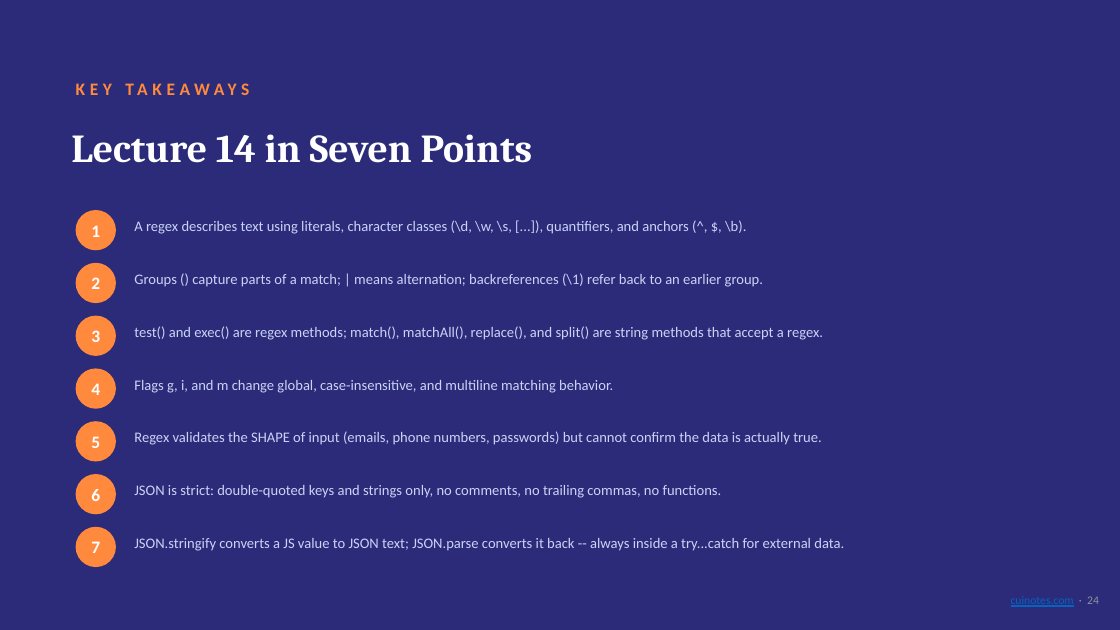
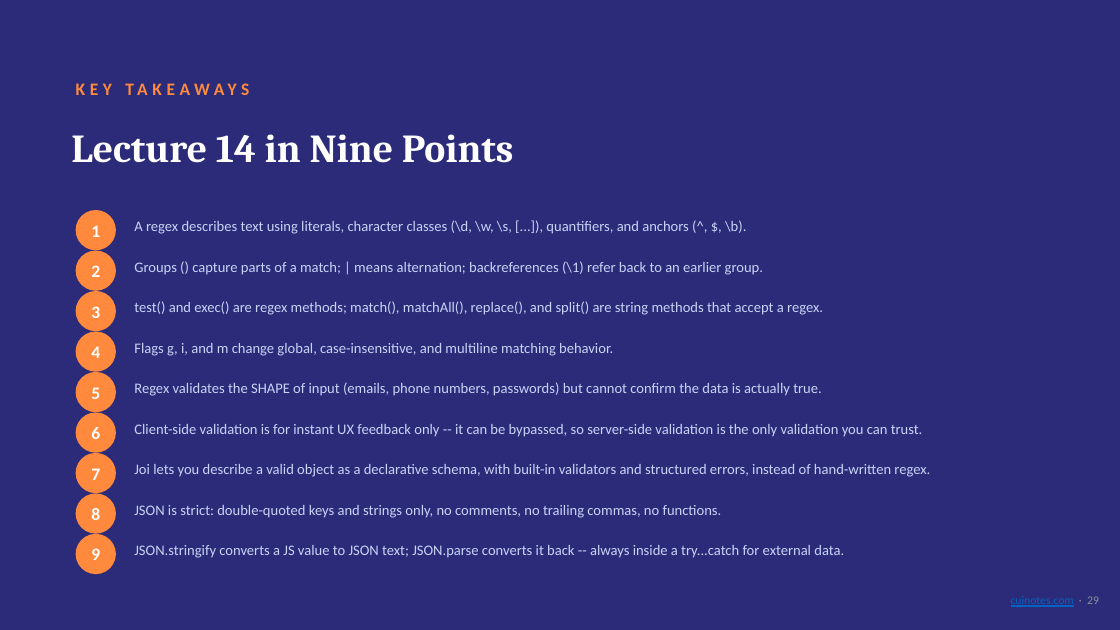
Before and after one commit to mua22/mern-web-book, a slide deck: slide 29 of slides/CSC336-Lecture-14-Regular-Expressions-and-JSON.pptx (slide 24 before the commit). Drawn at 1120x630 pixels with LibreOffice and Linux fonts; fonts in the diff are those of the drawing. Boxes give left, top, right and bottom in pixels: in the first picture for what was removed or moved away, otherwise in the second. Text is boxed around its words. In the diff, an @@ line names an element or a change of style, - is before the commit and + after.

```diff
--- a/slides/CSC336-Lecture-14-Regular-Expressions-and-JSON.pptx
+++ b/slides/CSC336-Lecture-14-Regular-Expressions-and-JSON.pptx
@@ text at [71, 134, 514, 163]: text changed @@
-Lecture 14 in Seven Points
+Lecture 14 in Nine Points
@@ 2 texts, 1 ellipse: place and size @@
-2 texts, 1 ellipse at [76, 263, 763, 303]
+2 texts, 1 ellipse at [76, 250, 763, 291]
@@ text "3": place and size @@
-text "3" at [91, 330, 100, 342]
+text "3" at [91, 306, 100, 318]
@@ ellipse added at [76, 291, 116, 331], fill #FF8A3D @@
@@ text "test() and exec() are regex ...": place and size @@
-text "test() and exec() are regex ..." at [134, 326, 823, 340]
+text "test() and exec() are regex ..." at [134, 301, 823, 315]
@@ text "Flags g, i, and m ...": place and size @@
-text "Flags g, i, and m ..." at [134, 380, 613, 393]
+text "Flags g, i, and m ..." at [134, 343, 613, 356]
@@ text "4": place and size @@
-text "4" at [91, 383, 100, 395]
+text "4" at [91, 346, 100, 358]
@@ ellipse: place and size @@
-ellipse at [76, 316, 116, 356]
+ellipse at [76, 332, 116, 372]
@@ text "5": place and size @@
-text "5" at [91, 436, 100, 448]
+text "5" at [91, 387, 100, 399]
@@ ellipse: place and size @@
-ellipse at [76, 369, 116, 409]
+ellipse at [76, 372, 116, 413]
@@ text "Regex validates the SHAPE of ...": place and size @@
-text "Regex validates the SHAPE of ..." at [134, 431, 822, 445]
+text "Regex validates the SHAPE of ..." at [134, 382, 822, 396]
@@ text "6": place and size @@
-text "6" at [91, 489, 100, 501]
+text "6" at [91, 427, 100, 439]
@@ ellipse: place and size @@
-ellipse at [76, 421, 116, 461]
+ellipse at [76, 413, 116, 453]
@@ text added at [134, 424, 923, 437], 12.5 pt, text #C9D3F5 @@
+Client-side validation is for instant UX feedback only -- it can be bypassed, so server-side validation is the only validation you can trust.
@@ text "7": place and size @@
-text "7" at [91, 541, 100, 553]
+text "7" at [91, 468, 100, 480]
@@ ellipse added at [76, 453, 116, 493], fill #FF8A3D @@
@@ text added at [134, 464, 930, 477], 12.5 pt, text #C9D3F5 @@
+Joi lets you describe a valid object as a declarative schema, with built-in validators and structured errors, instead of hand-written regex.
@@ ellipse: place and size @@
-ellipse at [76, 474, 116, 514]
+ellipse at [76, 493, 116, 534]
@@ text added at [91, 508, 100, 520], 15 pt, text #FFFFFF, bold @@
+8
@@ text "JSON is strict: double-quoted keys ...": place and size @@
-text "JSON is strict: double-quoted keys ..." at [134, 485, 722, 498]
+text "JSON is strict: double-quoted keys ..." at [134, 505, 722, 518]
@@ ellipse: place and size @@
-ellipse at [76, 527, 116, 567]
+ellipse at [76, 534, 116, 575]
@@ text "JSON.stringify converts a JS value ...": place and size @@
-text "JSON.stringify converts a JS value ..." at [134, 538, 844, 551]
+text "JSON.stringify converts a JS value ..." at [134, 545, 844, 558]
@@ text added at [91, 548, 100, 560], 15 pt, text #FFFFFF, bold @@
+9
```
Also in this commit, not shown: 8 other slides changed, 5 slides added, 3 other files.
